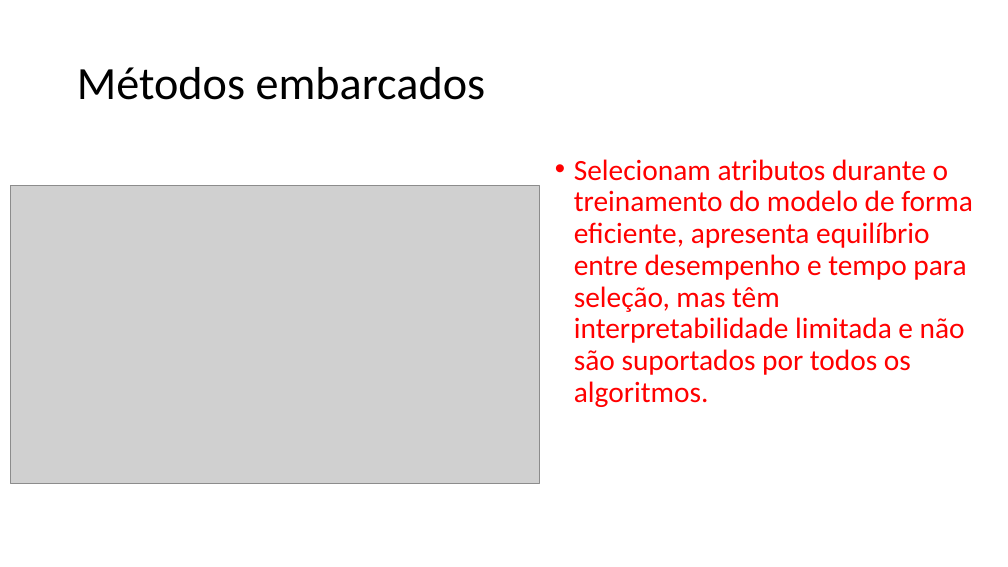
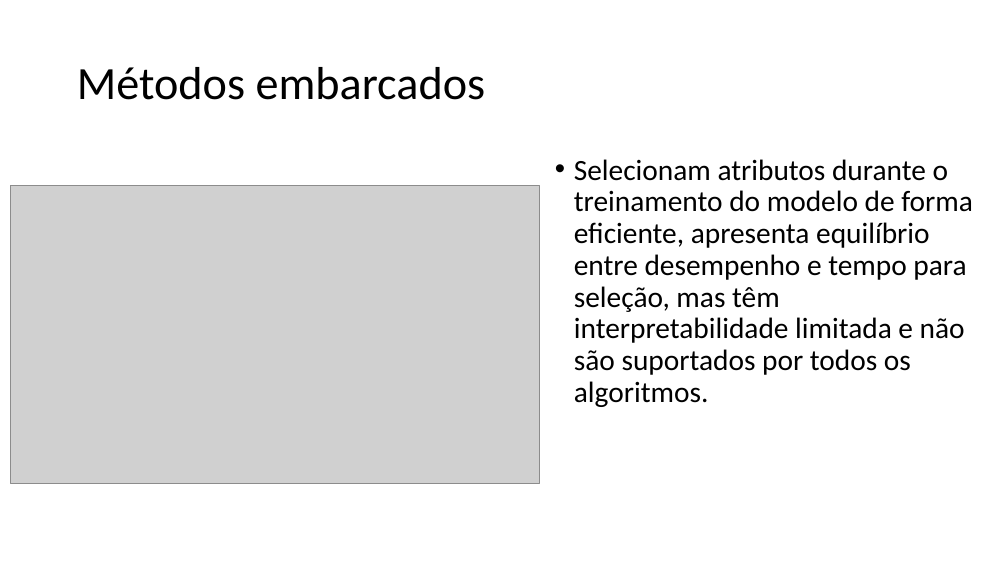
Before and after one commit to zz4fap/c24_inteligencia_artificial, a slide deck: slide 42 of slides/C24_Transformações.pptx (slide 43 before the commit). Drawn at 1008x567 pixels with LibreOffice and Linux fonts; fonts in the diff are those of the drawing; grey boxes stand for pictures. Boxes give left, top, right and bottom in pixels: in the first picture for what was removed or moved away, otherwise in the second. Text is boxed around its words. In the diff, an @@ line names an element or a change of style, - is before the commit and + after.

```diff
--- a/slides/C24_Transformações.pptx
+++ b/slides/C24_Transformações.pptx
@@ text "Selecionam atributos durante o treinamento ..." at (574,159,973,407): text colour #FF0000 to #000000 @@
```
Also in this commit, not shown: 5 other slides changed, 2 slides added, 4 slides removed.
